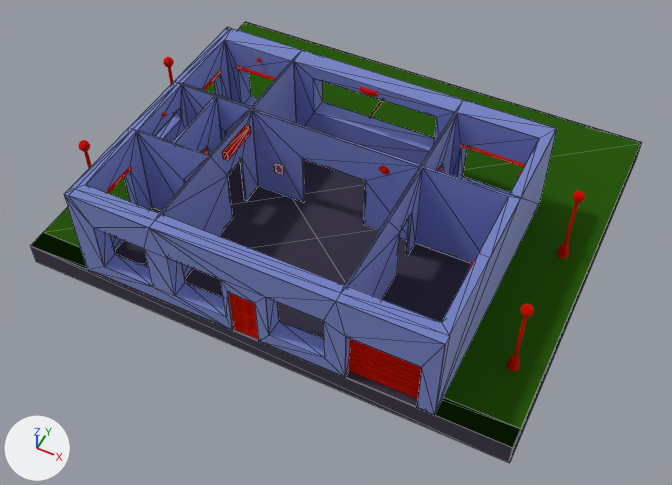
Renders of the Blender file Blender/House.blend from each side of a commit.
One viewpoint serves both versions: a 50 mm camera at (1.0, -2.8, 3.08) aimed at (-0.13, -0.53, 0.24). The axes (+X, +Y, +Z) are drawn at lower left. The lights are the same throughout. Mesh edges are drawn as thin lines on the coarser meshes.

Before the edit, the objects in view are built like this:
```python
me_cubo = bpy.data.meshes.new('Cubo')
me_cubo.from_pydata(...)  # 16 vertices, 20 faces; spans x -366.0..366.0, y 28.0, z -14.0..14.0
me_cubo.materials.append(mat_pasto)  # green #46851f
me_cubo_005 = bpy.data.meshes.new('Cubo.005')
me_cubo_005.from_pydata([(-366.0, 28.0, -14.0), (366.0, 28.0, -14.0), (366.0, 28.0, -592.0), (-366.0, 28.0, -592.0)], [], [(0, 1, 2), (0, 2, 3)])
me_cubo_005.materials.append(mat_pasto)  # green #46851f
me_cubo_008 = bpy.data.meshes.new('Cubo.008')
me_cubo_008.from_pydata(...)  # 63 vertices, 35 faces; spans x -366.0..367.0, y -18.0..18.0, z -305.0..305.0
me_cubo_008.materials.append(mat_base)  # dark purple #675f74
me_puerta = bpy.data.meshes.new('puerta')
me_puerta.from_pydata(...)  # 664 vertices, 412 faces; spans x -2.4..38.0, y -4.0..0.0, z -3.0..78.0
me_puerta.materials.append(mat_puerta)  # red #e7280e
ob_cubo_001 = bpy.data.objects.new('Cubo.001', me_cubo)
ob_cubo_001.location = (-0.181, -1.094, 0.211)
ob_cubo_001.rotation_euler = (1.571, 0.0, 0.0)  # degrees (90, 0, 0)
ob_cubo_001.scale = (0.00277, 0.00279, 0.00279)
ob_cubo_002 = bpy.data.objects.new('Cubo.002', me_cubo_008)
ob_cubo_002.location = (-0.183, -0.284, 0.24)
ob_cubo_002.rotation_euler = (1.571, 0.0, 0.0)  # degrees (90, 0, 0)
ob_cubo_002.scale = (0.00277, 0.00279, 0.00279)
ob_cubo_003 = bpy.data.objects.new('Cubo.003', me_cubo_005)
ob_cubo_003.location = (-0.181, -1.094, 0.211)
ob_cubo_003.rotation_euler = (1.571, 0.0, 0.0)  # degrees (90, 0, 0)
ob_cubo_003.scale = (0.00277, 0.00279, 0.00279)
ob_puerta = bpy.data.objects.new('puerta', me_puerta)
ob_puerta.location = (-0.251, -1.117, 0.301)
ob_puerta.rotation_euler = (-0.000439, 0.0, 0.0)  # degrees (0, 0, 0)
ob_puerta.scale = (0.00277, 0.00279, 0.00279)
# also in view: 'porton' at (0.34, -1.1, 0.42); 'Cubo' at (-0.19, -0.59, 0.29); 'maquetaSTL' at (-0.18, -0.57, 0.5)
```
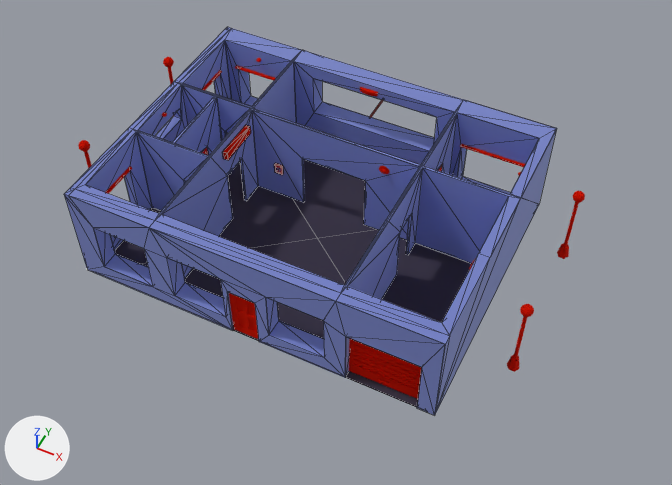
Patch to the scene script:
```diff
--- a/Blender/House.blend.py
+++ b/Blender/House.blend.py
@@ ob_cubo_001 @@
-ob_cubo_001 = bpy.data.objects.new('Cubo.001', me_cubo)
-ob_cubo_001.location = (-0.181, -1.094, 0.211)
-ob_cubo_001.rotation_euler = (1.571, 0.0, 0.0)  # degrees (90, 0, 0)
-ob_cubo_001.scale = (0.00277, 0.00279, 0.00279)
@@ ob_cubo_002 @@
-ob_cubo_002 = bpy.data.objects.new('Cubo.002', me_cubo_008)
-ob_cubo_002.location = (-0.183, -0.284, 0.24)
-ob_cubo_002.rotation_euler = (1.571, 0.0, 0.0)  # degrees (90, 0, 0)
-ob_cubo_002.scale = (0.00277, 0.00279, 0.00279)
@@ ob_cubo_003 @@
-ob_cubo_003 = bpy.data.objects.new('Cubo.003', me_cubo_005)
-ob_cubo_003.location = (-0.181, -1.094, 0.211)
-ob_cubo_003.rotation_euler = (1.571, 0.0, 0.0)  # degrees (90, 0, 0)
-ob_cubo_003.scale = (0.00277, 0.00279, 0.00279)
```

Where the change shows, as pixel boxes (x1, y1, x2, y2) in the pictures (672 x 485 px):
'Cubo.003', deleted (green): before (44, 23, 641, 429)
'Cubo.002', deleted: before (31, 22, 642, 463)
'Cubo.001', deleted: before (30, 232, 522, 448)
